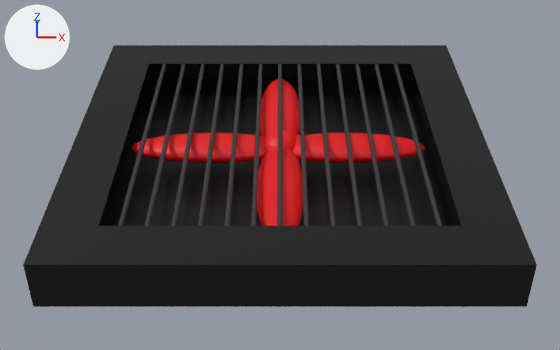
The Blender file BLENDER PROJECTS/ventilator/ventilator.blend, before and after one commit.
Camera for both pictures: a camera (50 mm lens) standing at (0.0, -29.7, 20.0) and looking at (0.0, -0.6, 0.1). Lighting does not change. The marker at upper left points along +X, +Y and +Z.
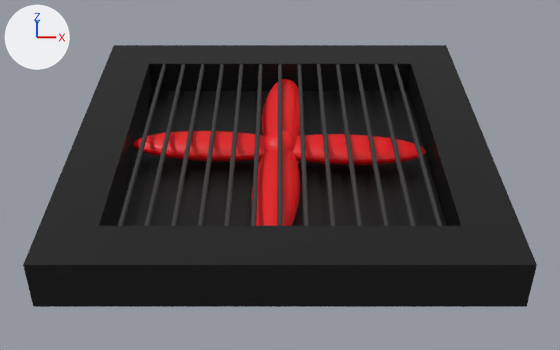
Pixel boxes (x1, y1, x2, y2) of what changed, in the pictures (560 x 350 px):
'Sphere.004', mesh turned: before (131, 79, 425, 226); after (133, 79, 426, 226)
part 1 of me_cube_001, built on: before (99, 78, 461, 226); after (99, 64, 461, 226)

The change, as a diff of the scene's bpy script:
```diff
--- a/BLENDER PROJECTS/ventilator/ventilator.blend.py
+++ b/BLENDER PROJECTS/ventilator/ventilator.blend.py
@@ me_cube_001 @@
 me_cube_001.from_pydata(...)  # 12 vertices, 9 faces; spans x -9.0..9.0, y -9.0..9.0, z -1.0..1.0
 # used by ob_ventilator; location = (0.0, 0.0, 1.0)
 # verts and faces of me_cube_001; kept vertices keep their numbers, new ones are numbered from 12
 # before: 0 (-9.0, -9.0, -1.0), 1 (-6.8, -6.8, 1.0), 2 (-9.0, 9.0, -1.0), 3 (-6.8, 6.8, 1.0), 4 (9.0, -9.0, -1.0)
 # before: 5 (6.8, -6.8, 1.0), 6 (9.0, 9.0, -1.0), 7 (6.8, 6.8, 1.0)
+# me_cube_001 part 1
+delete_faces([(0, 4, 6, 2)])
+for new, old in zip([*range(12, 16)], [1, 3, 5, 7]): verts[new] = verts[old] + (0.0, 0.0, -1.6)
+faces += [(0, 2, 6, 4), (1, 5, 14, 12), (3, 13, 15, 7), (5, 7, 15, 14), (1, 12, 13, 3), (12, 14, 15, 13)]
 me_cube_001.materials.append(mat_metal_002)
@@ me_sphere_004 @@
 me_sphere_004.from_pydata(...)  # 2410 vertices, 2560 faces; spans x -6.72..6.56, y -6.87..6.58, z -1.0..1.0
 # used by ob_sphere_004; location = (0.0, 0.0, 0.91)
+# me_sphere_004 part 2: the whole mesh is turned -2.8 degrees about the z axis through the mesh origin
 me_sphere_004.materials.append(mat_material_001)
```
